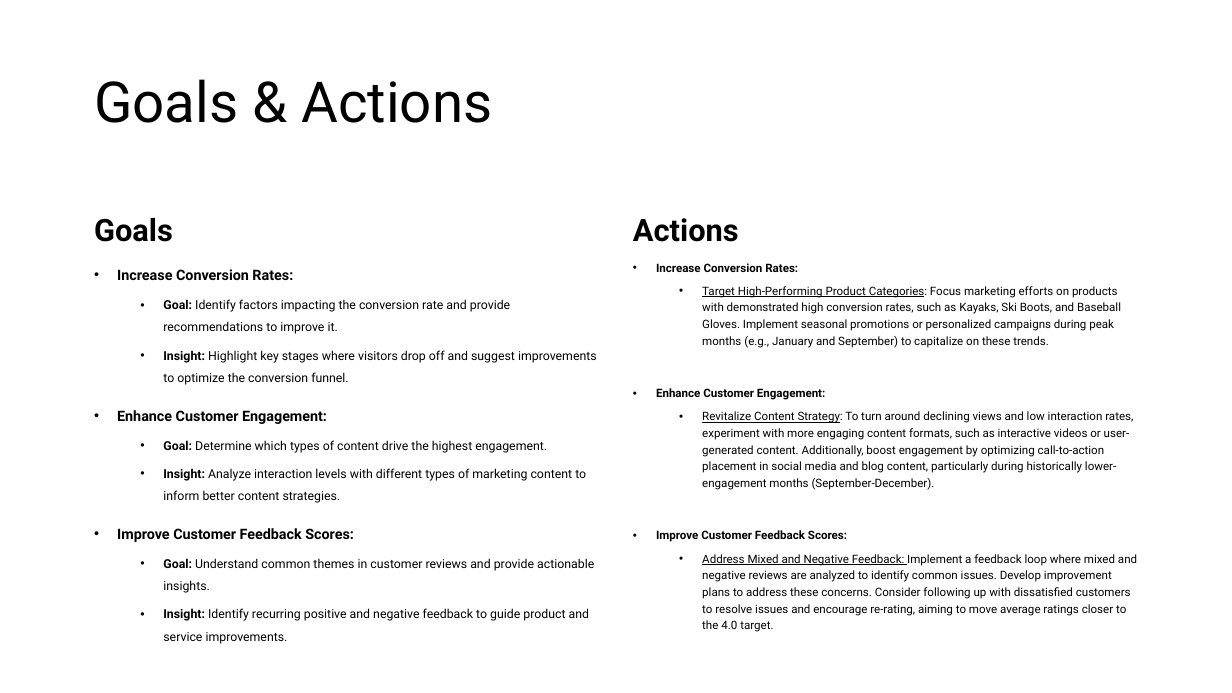
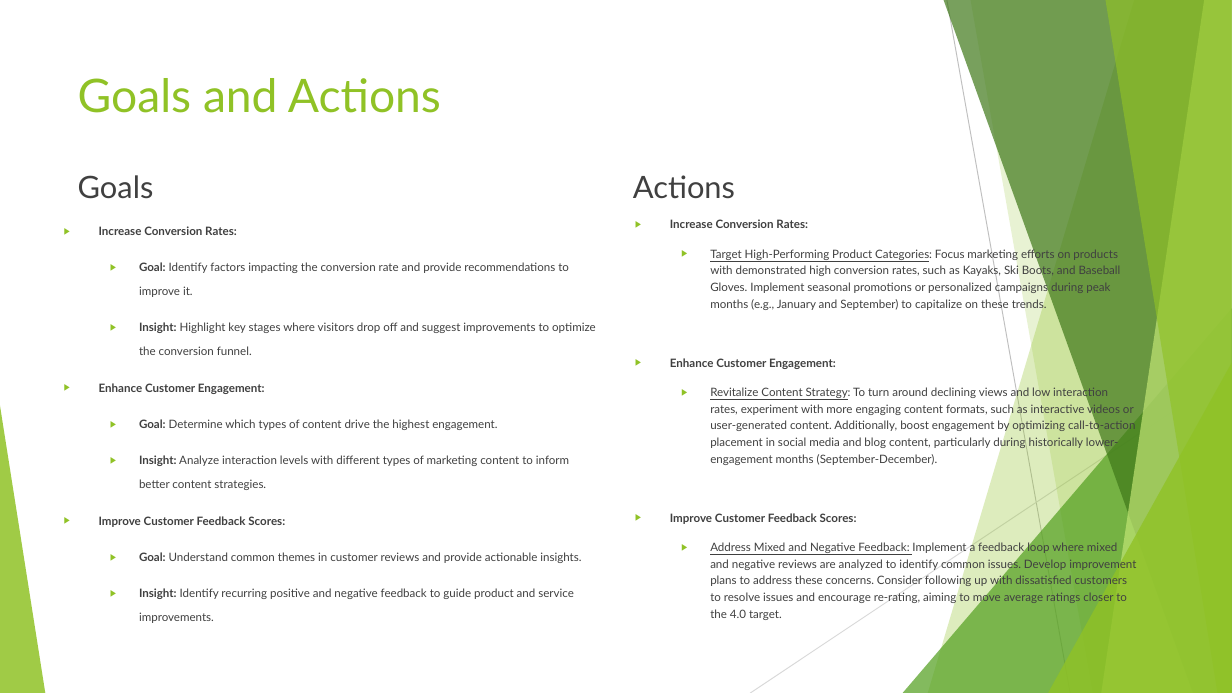
Before and after one commit to vijaypatidar123/-customer-feedback-marketing-analysis, a slide deck: slide 6 of 5. Presentation/Presentation Example.pptx. Drawn at 1232x693 pixels with LibreOffice and Linux fonts; fonts in the diff are those of the drawing. Boxes give left, top, right and bottom in pixels: in the first picture for what was removed or moved away, otherwise in the second. Text is boxed around its words. In the diff, an @@ line names an element or a change of style, - is before the commit and + after.

Commit message:
Updates in PPT

```diff
--- a/5. Presentation/Presentation Example.pptx
+++ b/5. Presentation/Presentation Example.pptx
@@ title "Goals and Actions" at box(78, 78, 441, 113): vertical alignment middle to top @@
@@ title at box(78, 78, 441, 113): text changed; size 44 to 36 pt; font Roboto to Lato; text colour #000000 to #90C226 @@
-Goals & Actions
+Goals and Actions
@@ text "Goals" at box(78, 175, 154, 199): font Roboto to Lato, text colour #000000 to #404040, bold off; line spacing 0.9 to 1 @@
@@ text "Goals": place and size @@
-text "Goals" at box(94, 218, 173, 242)
+text "Goals" at box(78, 175, 154, 199)
@@ text "Actions": place and size @@
-text "Actions" at box(633, 218, 739, 242)
+text "Actions" at box(633, 175, 735, 199)
@@ text "Actions" at box(633, 175, 735, 199): font Roboto to Lato, text colour #000000 to #404040, bold off; line spacing 0.9 to 1 @@
@@ text "Increase Conversion Rates:": place and size @@
-text "Increase Conversion Rates:" at box(117, 269, 597, 644)
+text "Increase Conversion Rates:" at box(99, 226, 596, 623)
@@ text "Increase Conversion Rates:" at box(99, 226, 596, 623): size 11.2 to 9 pt in "Increase Conversion Rates:", "Enhance Customer Engagement:", "Improve Customer Feedback Scores:"; font Roboto to Lato, text colour #000000 to #404040; size 9.6 to 9 pt in "Goal: Identify factors impacting the conversion rate ...", "Insight: Highlight key stages where visitors drop ...", "Goal: Determine which types of content drive ...", "Insight: Analyze interaction levels with different types ..." and 2 more places; bullet • to ▶; line spacing 1.5 to 1.7; more space between paragraphs @@
@@ text "Increase Conversion Rates:": place and size @@
-text "Increase Conversion Rates:" at box(656, 263, 1137, 632)
+text "Increase Conversion Rates:" at box(670, 219, 1136, 620)
@@ text "Increase Conversion Rates:" at box(670, 219, 1136, 620): font Roboto to Lato, text colour #000000 to #404040; bullet • to ▶; more space between paragraphs @@
@@ group added at box(0, 0, 1232, 693): 5 freeform shapes, 3 triangles, 2 lines @@
```
Also in this commit, not shown: 5 other slides changed.
